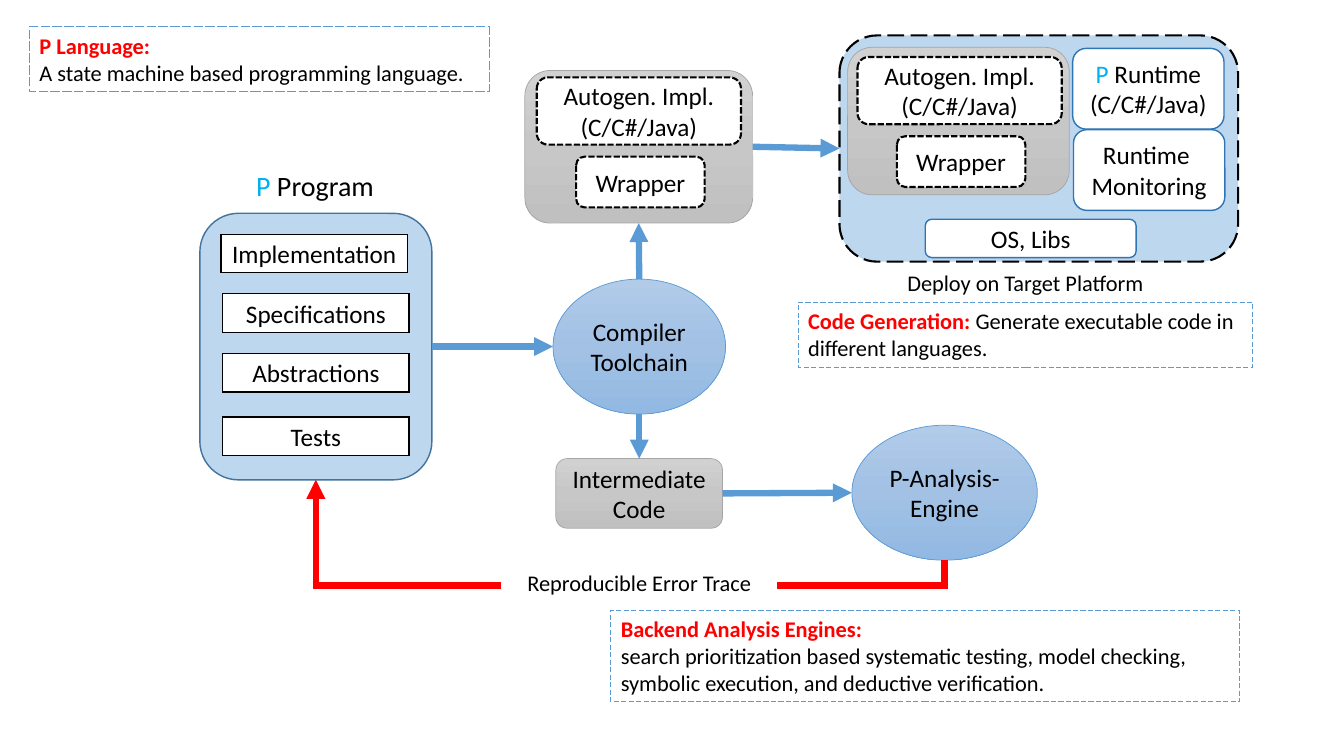
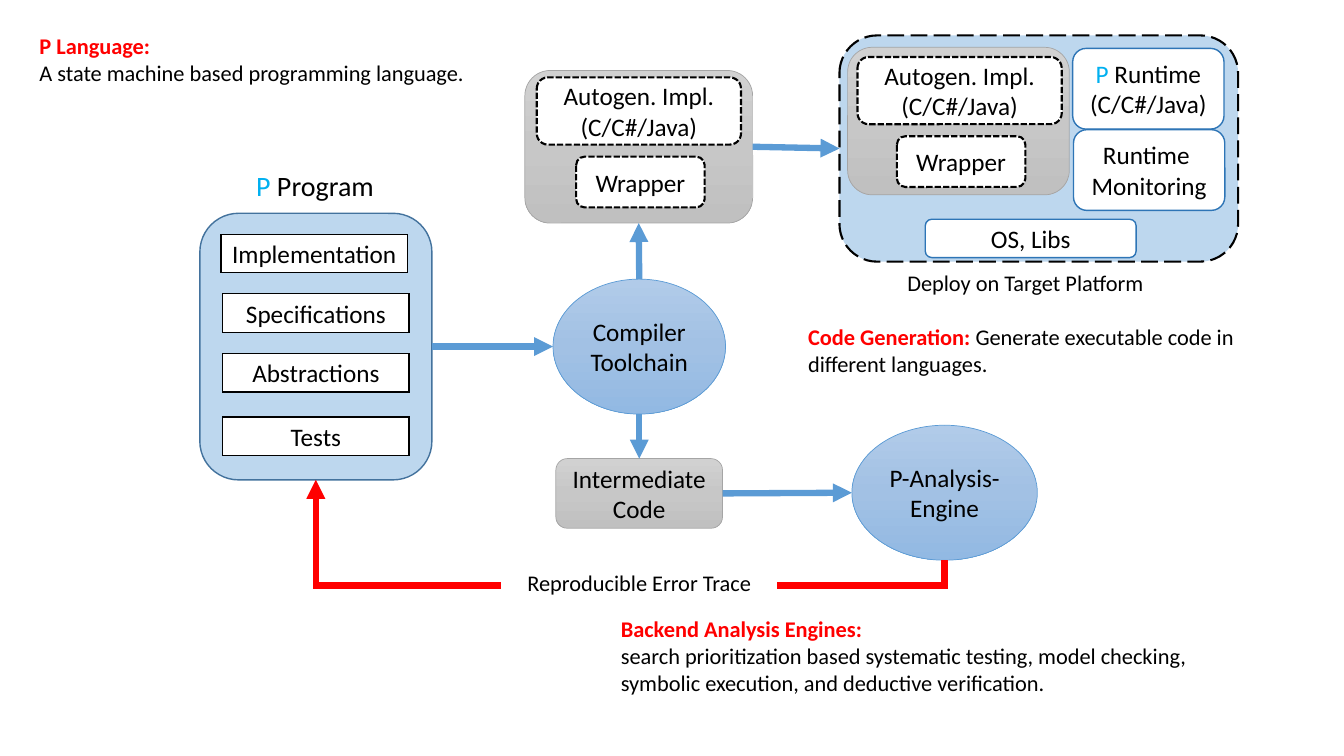
Before and after one commit to p-org/P, a slide deck: slide 1 of Docs/images/images.pptx. Drawn at 1344x756 pixels with LibreOffice and Linux fonts; fonts in the diff are those of the drawing. Boxes give left, top, right and bottom in pixels: in the first picture for what was removed or moved away, otherwise in the second. Text is boxed around its words. In the diff, an @@ line names an element or a change of style, - is before the commit and + after.

Commit message:
Added statements documentation for P

```diff
--- a/Docs/images/images.pptx
+++ b/Docs/images/images.pptx
@@ text "P Language:" moved from (x1=29, y1=27, x2=489, y2=92) to (x1=39, y1=39, x2=464, y2=85) @@
@@ outline #5B9BD5 0.75 pt dashed to none in 3 elements at (x1=39, y1=39, x2=464, y2=85), (x1=621, y1=621, x2=1186, y2=695), (x1=808, y1=329, x2=1234, y2=376) @@
@@ text "Code Generation: Generate executable code ..." moved from (x1=799, y1=302, x2=1253, y2=367) to (x1=808, y1=329, x2=1234, y2=376) @@
@@ text "Backend Analysis Engines:" moved from (x1=611, y1=611, x2=1240, y2=703) to (x1=621, y1=621, x2=1186, y2=695) @@
```
Also in this commit, not shown: 4 other files.
